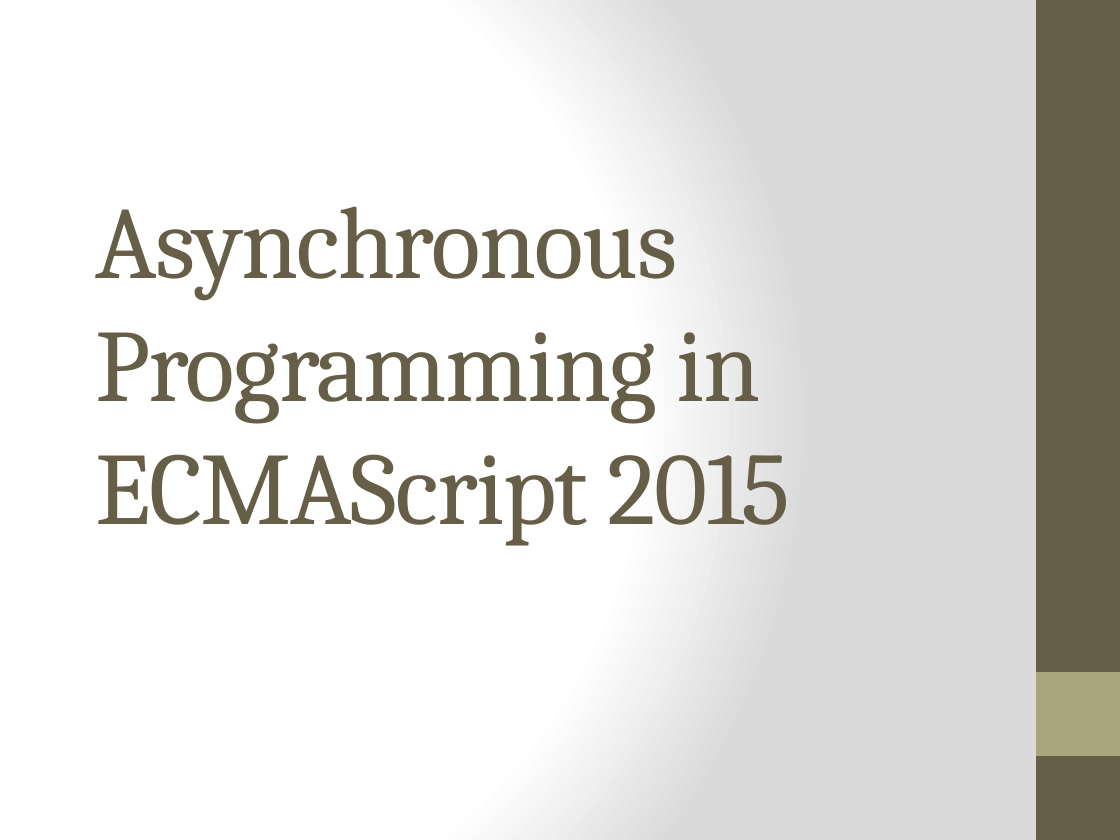
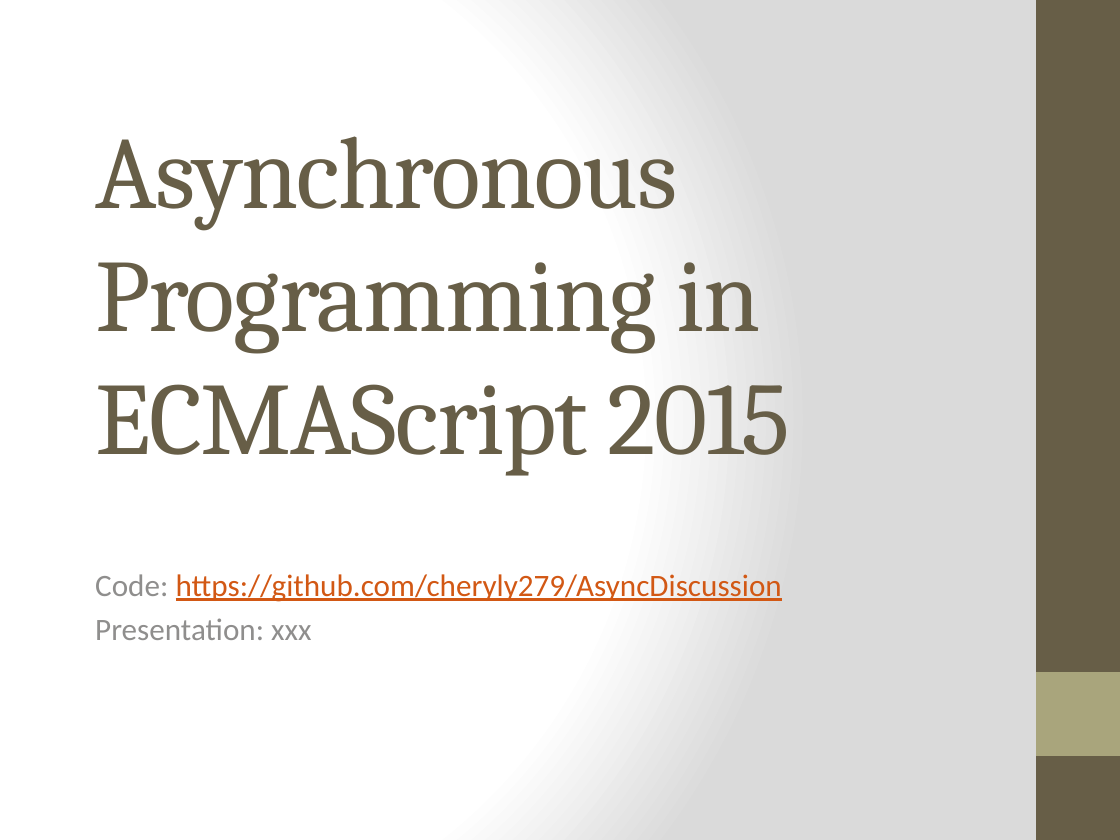
Before and after one commit to cheryly279/AsyncDiscussion, a slide deck: slide 1 of Async_Discussion_9_29_15.pptx. Drawn at 1120x840 pixels with LibreOffice and Linux fonts; fonts in the diff are those of the drawing. Boxes give left, top, right and bottom in pixels: in the first picture for what was removed or moved away, otherwise in the second. Text is boxed around its words. In the diff, an @@ line names an element or a change of style, - is before the commit and + after.

```diff
--- a/Async_Discussion_9_29_15.pptx
+++ b/Async_Discussion_9_29_15.pptx
@@ title "Asynchronous Programming in ECMAScript 2015": place and size @@
-title "Asynchronous Programming in ECMAScript 2015" at (95, 206, 791, 546)
+title "Asynchronous Programming in ECMAScript 2015" at (95, 136, 791, 476)
@@ subtitle added at (95, 574, 782, 640), 20 pt, text #D25814, underline @@
+Code: https://github.com/cheryly279/AsyncDiscussion
+Presentation: xxx
```
Also in this commit, not shown: 5 other slides changed, 1 slide added, 18 other files.
